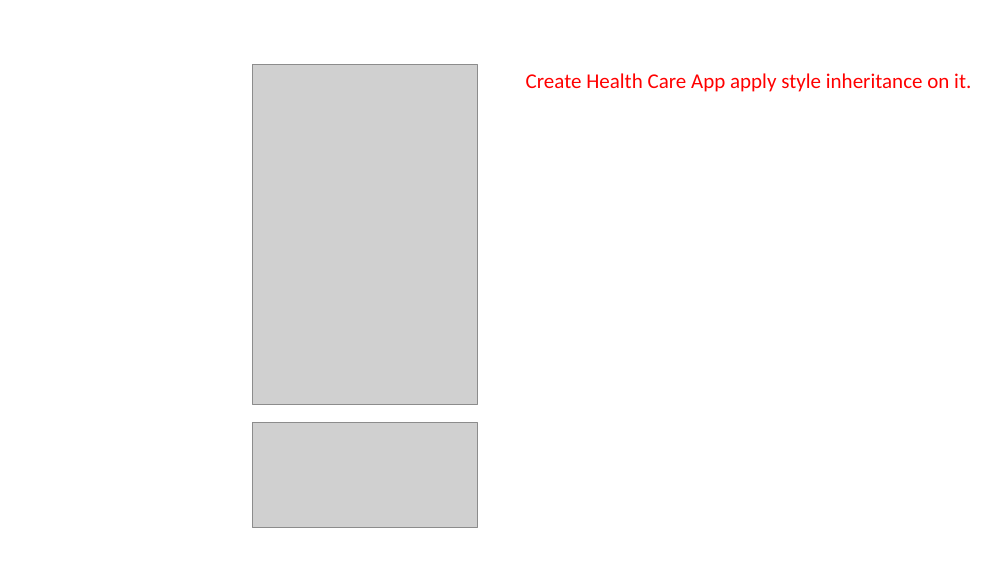
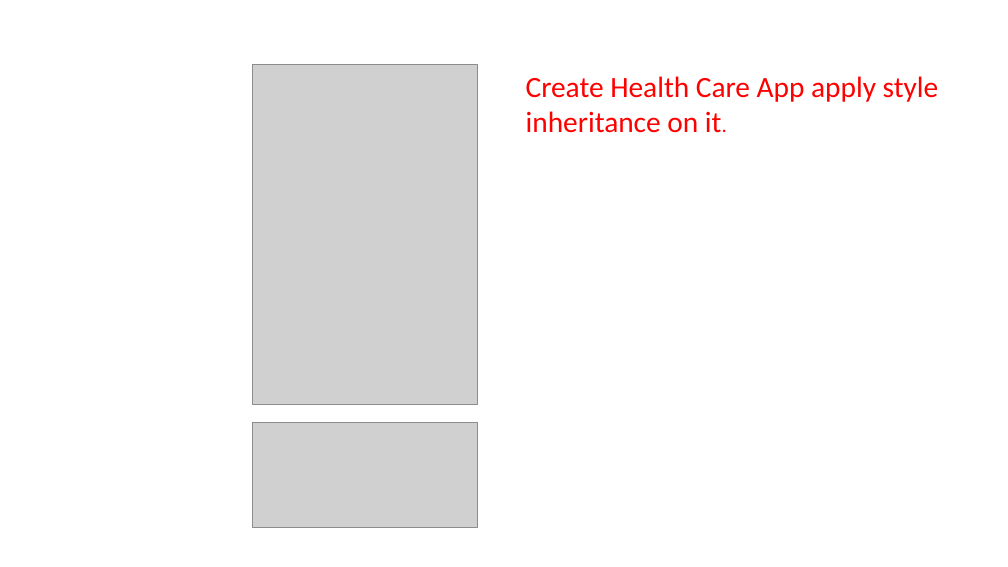
Before and after one commit to vishalamc/CAP914, a slide deck: slide 18 of Style in Xamarin.ppt (slide 17 before the commit). Drawn at 1008x567 pixels with LibreOffice and Linux fonts; fonts in the diff are those of the drawing; grey boxes stand for pictures. Boxes give left, top, right and bottom in pixels: in the first picture for what was removed or moved away, otherwise in the second. Text is boxed around its words. In the diff, an @@ line names an element or a change of style, - is before the commit and + after.

```diff
--- a/Style in Xamarin.ppt
+++ b/Style in Xamarin.ppt
@@ text "Create Health Care App apply ..." at box(526, 76, 939, 133): size 20 to 28 pt @@
```
Also in this commit, not shown: 4 slides added, 1 slide removed, 1 other file.
